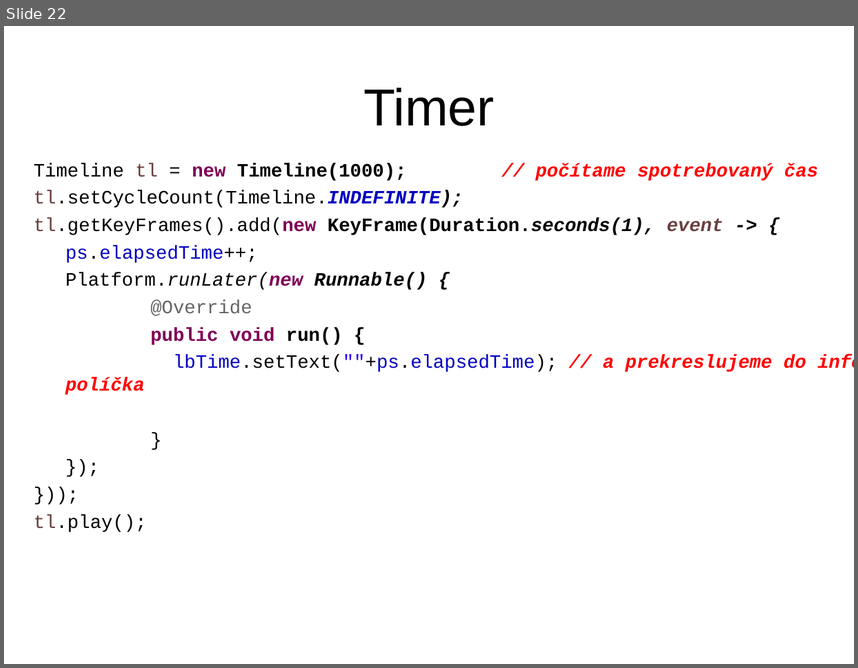
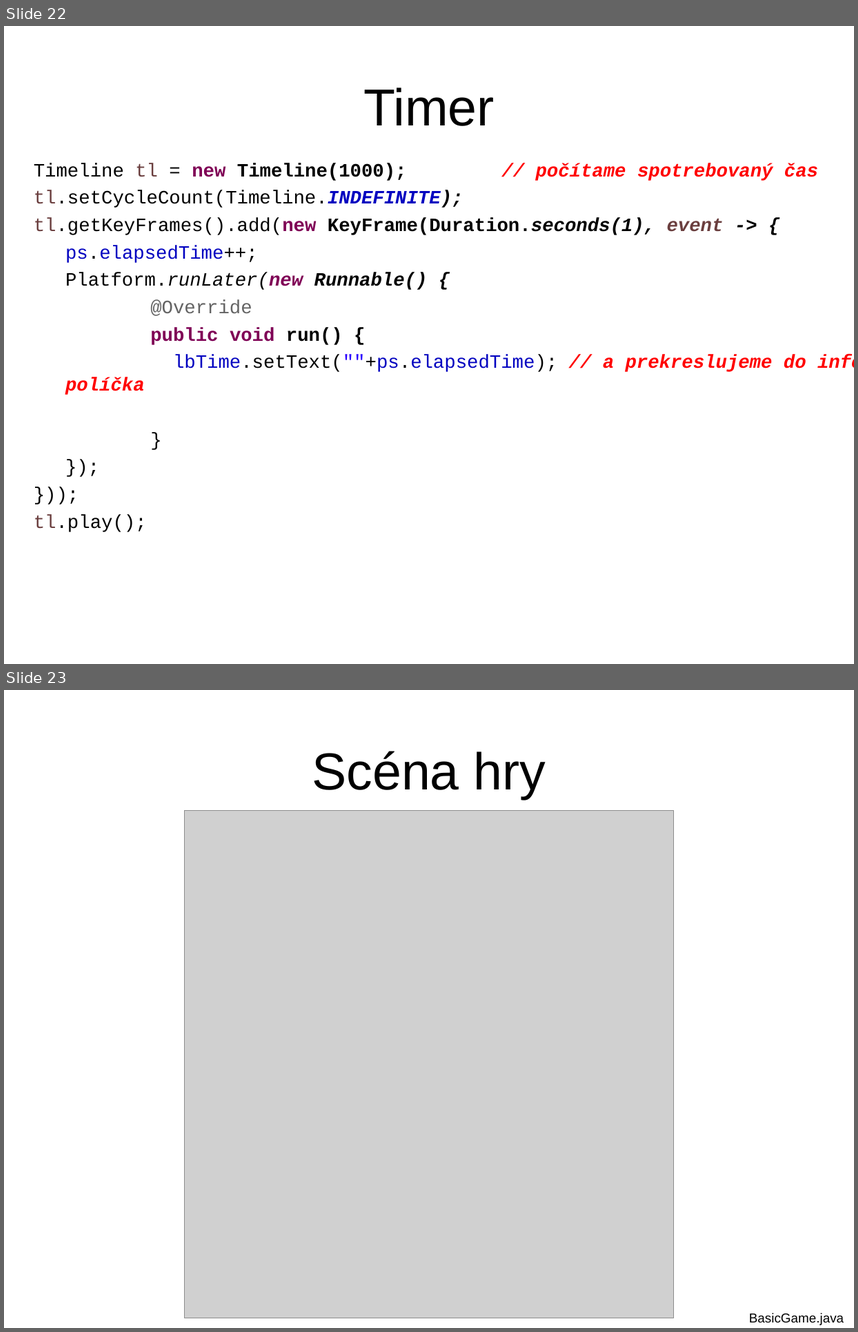
Before and after one commit to Programovanie4/Prednasky, a slide deck: 12/12_java.ppt. Shown one above the other, each under a label of ours: slide 22 before the commit, slides 22 and 23 after it. The pictures are 858x668 and 858x1332 pixels, drawn with LibreOffice and Linux fonts; fonts in the diff are those of the drawing; grey boxes stand for pictures. Boxes give left, top, right and bottom in pixels: in the first picture for what was removed or moved away, otherwise in the second. Text is boxed around its words. In the diff, an @@ line names an element or a change of style, - is before the commit and + after.

```diff
--- a/12/12_java.ppt
+++ b/12/12_java.ppt
@@ slide 23 added at (x1=4, y1=690, x2=854, y2=1328), background #FFFFFF @@
@@ title added at (x1=312, y1=751, x2=546, y2=799), 44 pt, text #000000 @@
+Scéna hry
@@ picture added at (x1=184, y1=811, x2=673, y2=1317) @@
@@ text added at (x1=749, y1=1312, x2=844, y2=1325), 11 pt, text #000000 @@
+BasicGame.java
```
Also in this commit, not shown: 15 slides changed, 1 other slide added, 1 slide removed, 1 other file.
